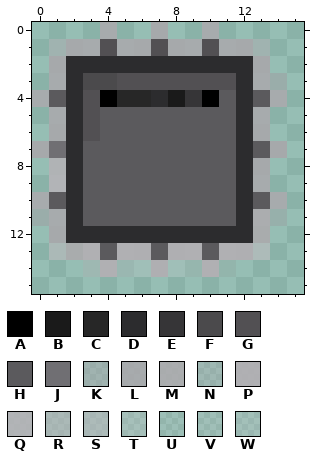
Pixel-art sprite, stored at icons/16x16/xfce4-applet-cpu.png. The picture above is the old version.
The file is 16x16 pixels. Pixels under 10% opacity are left out. Colours within 5 levels of each other are drawn and written as one.
Palette (. is transparent): A #000000  B #1a1a1a  C #272727  D #2c2c2e  E #363537  F #4b4a4c  G #525053  H #5b5a5d  J #706f73  K #aaa8ac81  L #aaa8acdf  M #adabaee5  N #afadb157  P #b1afb3f3  Q #b5b3b7e3  R #b8b6b99b  S #bab9bca2  T #c5c4c658  U #c7c5c725  V #c7c5c734  W #c7c6c942
Pixels before, first column x 0:
 0 ....L..L..L....
 1 .KLLGLLGLLGLLK.
 2 .LDDDDDDDDDDDL.
 3 .LDFFGGGGGGGDLK
 4 LHDGACCDBEAHDHL
 5 .LDGHHHHHHHHDL.
 6 .LDGHHHHHHHHDL.
 7 LJDHHHHHHHHHDHL
 8 .QDHHHHHHHHHDL.
 9 .QDHHHHHHHHHDL.
10 LHDHHHHHHHHHDHL
11 KLDHHHHHHHHHDMN
12 .LDDDDDDDDDDDM.
13 .RMPHPPHPPHPPS.
14 ...TPWVPVVPU...
Now the later version:
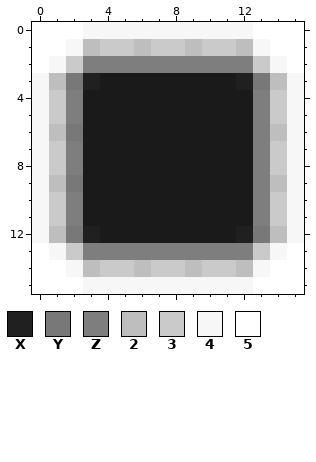
Colours new in this view: X #202020  Y #787878  Z #7e7e7e  2 #bebebe  3 #cacaca  4 #f7f7f7  5 #ffffff
What changed:
Changed rows in their new state; - is an unchanged pixel.
first column x 0:
 0 5554444444444555
 1 5542332332332455
 2 543ZZZZZZZZZZ345
 3 42YXBBBBBBBBXY24
 4 43ZBBBBB-BBBBZ34
 5 43ZBBBBBBBBBBZ34
 6 42YBBBBBBBBBBZ24
 7 43ZBBBBBBBBBBZ34
 8 43ZBBBBBBBBBBZ34
 9 42YBBBBBBBBBBZ24
10 43ZBBBBBBBBBBZ34
11 43ZBBBBBBBBBBZ34
12 42YXBBBBBBBBXY24
13 543ZZZZZZZZZZ345
14 5542332332332455
15 5554444444444555
Pixel boxes of the changes (left, top, right, bottom) in both pictures:
changed: (32, 22, 304, 294)
